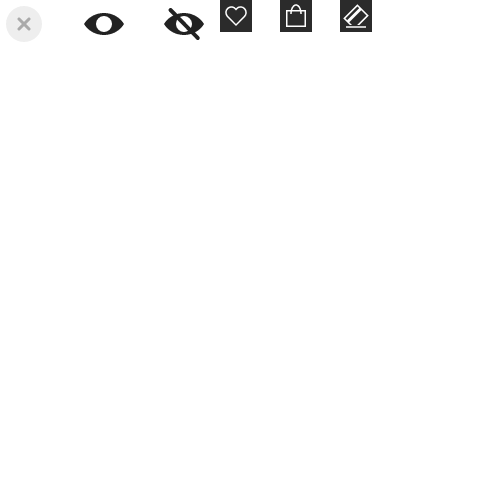
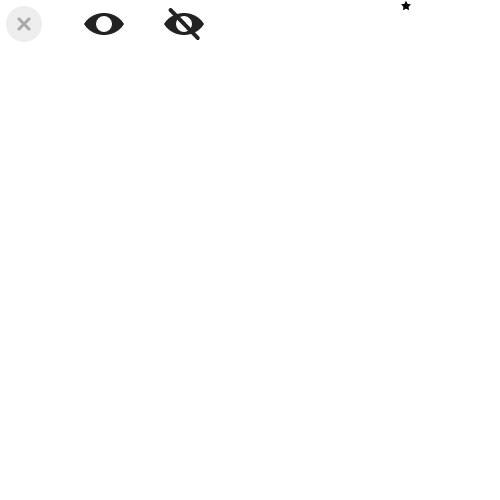
Layers edited between the first and the second 500×500 image:
added group "그룹 1" (1st of 7) with 2 layers above "그룹 1" over [401, 1, 411, 11]
added layer "레이어 1" (1st of 7, in "그룹 1") in group "그룹 1" over [401, 1, 411, 11]
hid "레이어 2" (2nd of 7, in "그룹 1") over [340, 0, 372, 32]
hid "레이어 2" (3rd of 7, in "그룹 1") over [280, 0, 312, 32]
hid "레이어 2" (4th of 7, in "그룹 1") over [220, 0, 252, 32]
